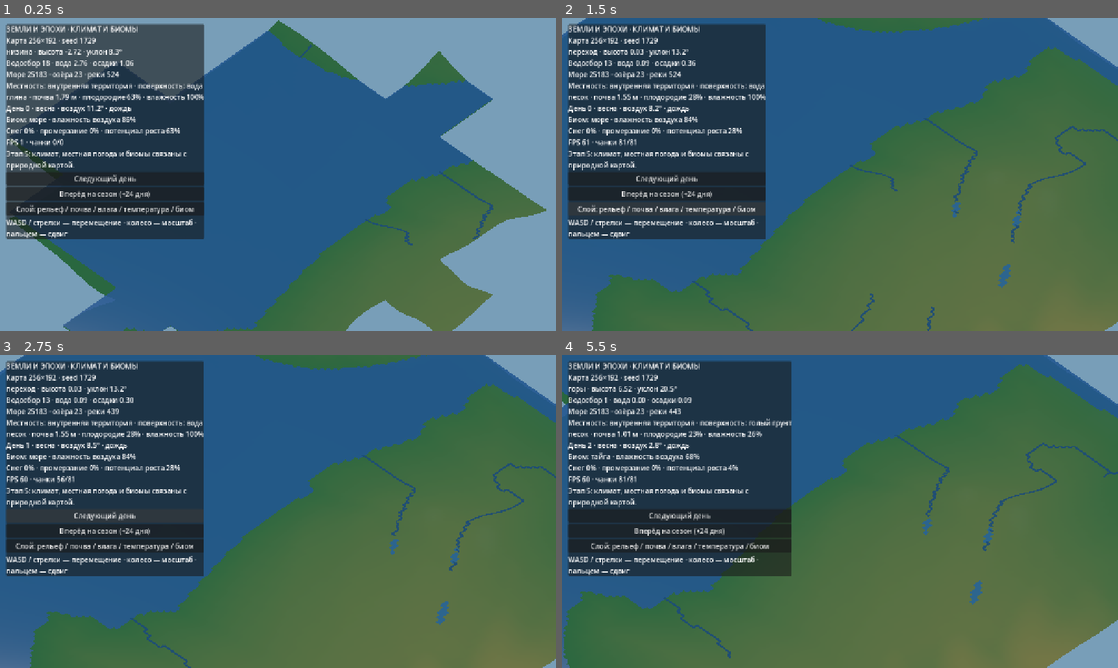
Above: before the commit, frames 1-4 (two rows, left to right).
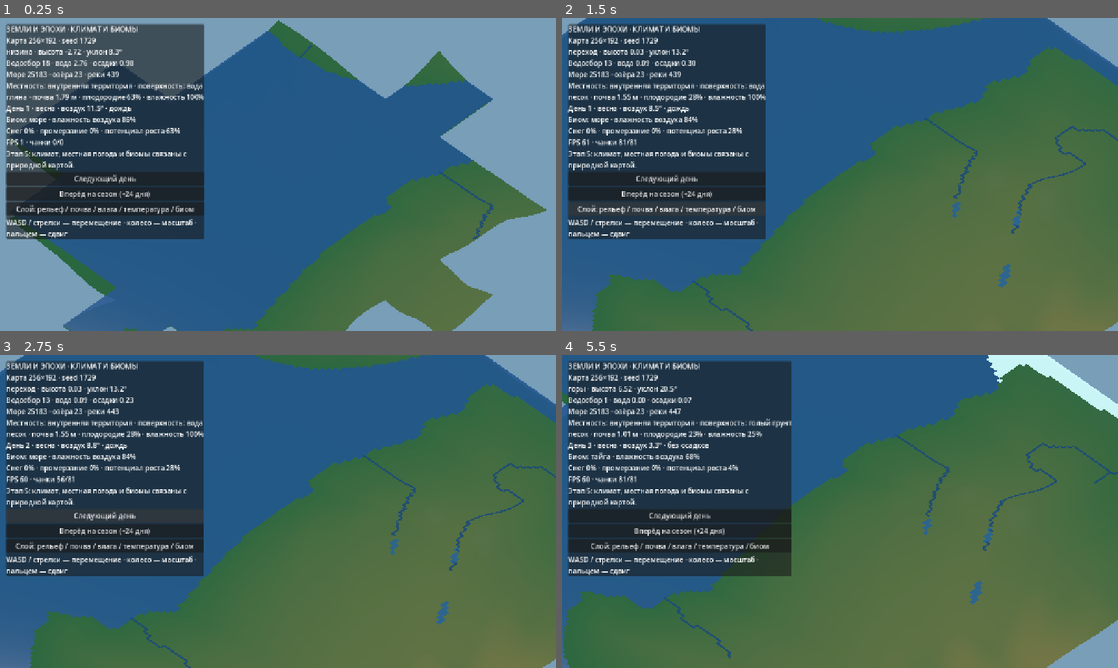
Above: after the commit, the same moments.

Repository: cyrox007/lands-and-ages
Game: Godot game, scene res://scenes/world.tscn
Same seed, same stepped clock (60 frames per second), same inputs: the game is played once before the commit and once after it.
Inputs (mouse positions are in pixels of both pictures, inside the frame that each line leads up to):
- Up to frame 1 (0.25 s): no input
- Up to frame 2 (1.5 s): move the mouse to (962, 158) at 0.52 s; hold D 0.53-1.25 s; click (962, 158) at 0.67 s; drag from (728, 190) to (812, 237) at 1.27 s
- Up to frame 3 (2.75 s): click "Следующий день" at 2 s
- Up to frame 4 (5.5 s): move the mouse to (895, 442) at 2.77 s; hold D 2.78-3.5 s; drag from (812, 574) to (673, 464) at 3.52 s; click "Следующий день" at 4.25 s; move the mouse to (1006, 558) at 5.02 s; hold A from 5.03 s (still down)

The runs differ from the first frame. In frame 1, 0.1% of the frame differs, in the area x 4-75%, y 13-73%; in frame 2, 0.2%; in frame 3, less than 0.1%; in frame 4, 1.4%, in the area x 4-100%, y 0-42%.

Commit message:
fix(climate): согласовать стартовый день и проверить жару после заморозков

Diff:
--- a/godot/scripts/world.gd
+++ b/godot/scripts/world.gd
@@ -44,6 +44,9 @@
 	_surface.rebuild()
 	_climate = Climate.new(_world_model, _hydro)
 	_climate.rebuild()
+	_climate.set_day(1)
+	_hydro.apply_rainfall_map(_climate.rainfall_map())
+	_surface.advance_climate_day(_climate)
 	_center = Vector2(_world_model.config.width, _world_model.config.height) * 0.5
 	_setup_environment()
 	_setup_materials()
